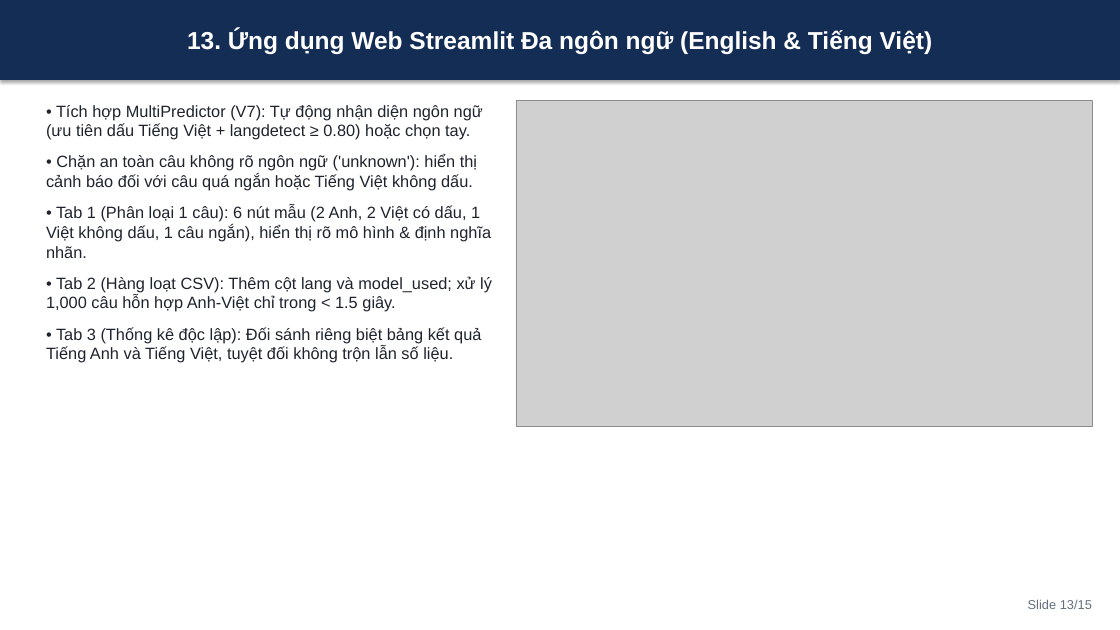
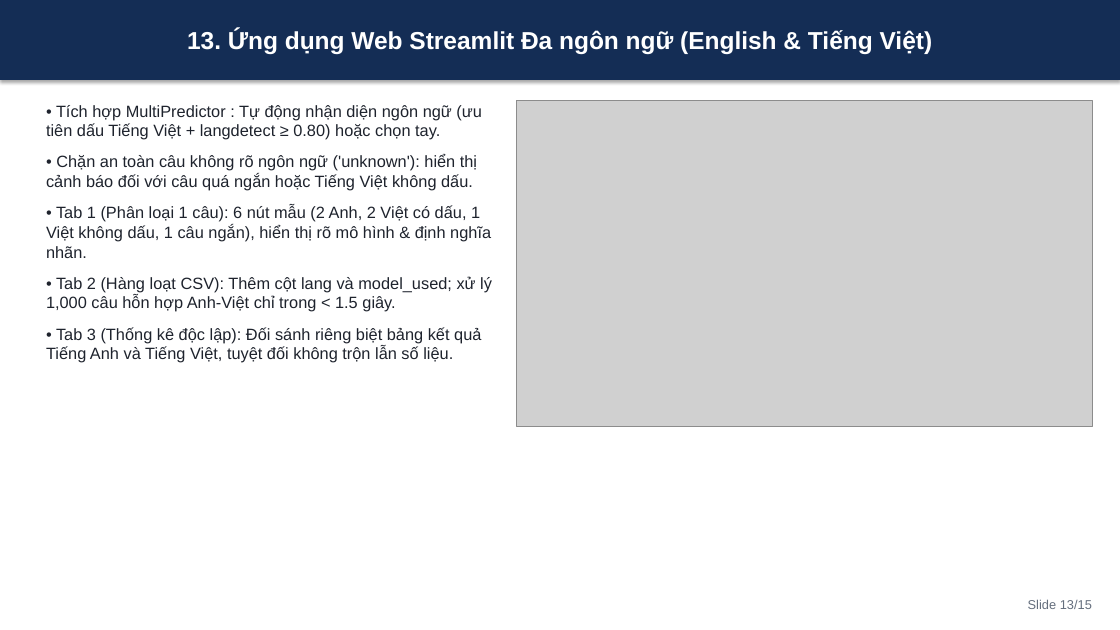
Before and after one commit to devtitcun888/duan-tweet-hate, a slide deck: slide 13 of reports/slides.pptx. Drawn at 1120x630 pixels with LibreOffice and Linux fonts; fonts in the diff are those of the drawing; grey boxes stand for pictures. Boxes give left, top, right and bottom in pixels: in the first picture for what was removed or moved away, otherwise in the second. Text is boxed around its words. In the diff, an @@ line names an element or a change of style, - is before the commit and + after.

```diff
--- a/reports/slides.pptx
+++ b/reports/slides.pptx
@@ text at (46,105,481,140): text changed @@
-• Tích hợp MultiPredictor (V7): Tự động nhận diện ngôn ngữ (ưu tiên dấu Tiếng Việt + langdetect ≥ 0.80) hoặc chọn tay.
+• Tích hợp MultiPredictor : Tự động nhận diện ngôn ngữ (ưu tiên dấu Tiếng Việt + langdetect ≥ 0.80) hoặc chọn tay.
```
Also in this commit, not shown: 7 other slides changed, 26 other files.
